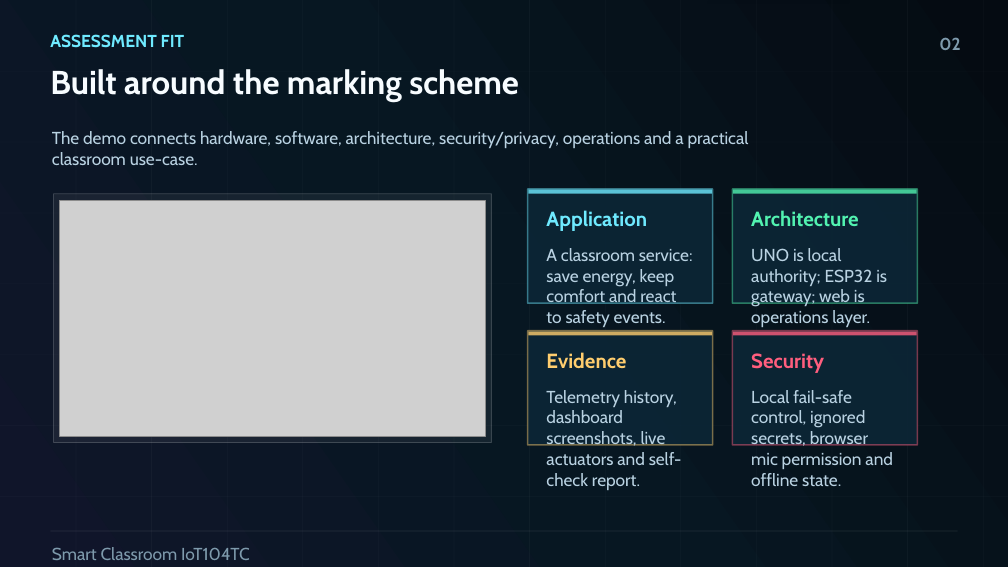
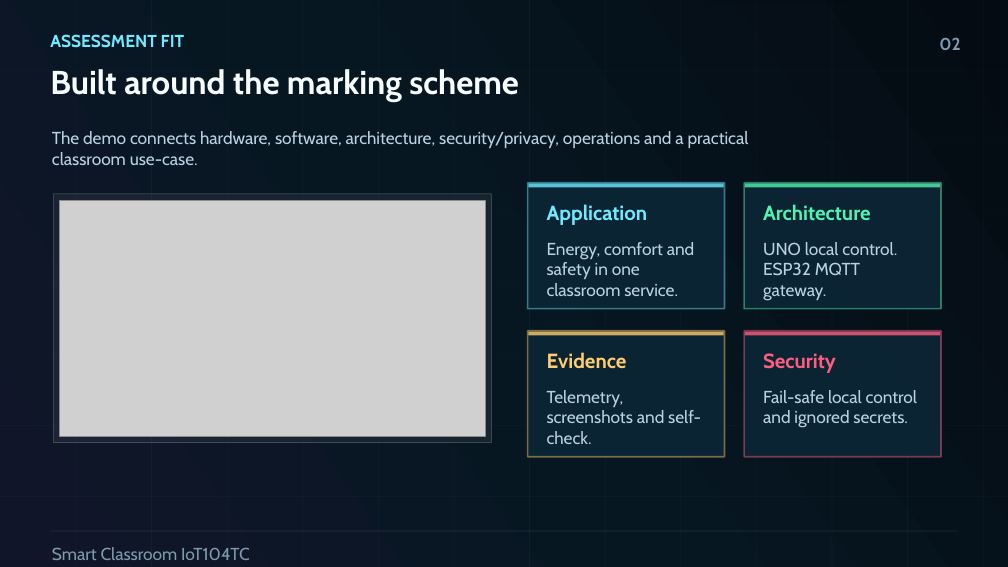
Before and after one commit to 3351666087/desktop-tutorial, a slide deck: slide 2 of docs/presentation/SmartClassroom_IoT104TC_Demo.pptx. Drawn at 1008x567 pixels with LibreOffice and Linux fonts; fonts in the diff are those of the drawing; grey boxes stand for pictures. Boxes give left, top, right and bottom in pixels: in the first picture for what was removed or moved away, otherwise in the second. Text is boxed around its words. In the diff, an @@ line names an element or a change of style, - is before the commit and + after.

Commit message:
Add PPT layout QA to delivery self-check

```diff
--- a/docs/presentation/SmartClassroom_IoT104TC_Demo.pptx
+++ b/docs/presentation/SmartClassroom_IoT104TC_Demo.pptx
@@ rectangle: place and size @@
-rectangle at box(528, 189, 713, 303)
+rectangle at box(528, 183, 724, 309)
@@ rectangle: place and size @@
-rectangle at box(529, 190, 712, 194)
+rectangle at box(529, 184, 724, 188)
@@ text "Application": place and size @@
-text "Application" at box(546, 210, 647, 231)
+text "Application" at box(547, 204, 648, 225)
@@ rectangle: place and size @@
-rectangle at box(733, 189, 918, 303)
+rectangle at box(744, 183, 941, 309)
@@ rectangle: place and size @@
-rectangle at box(734, 190, 917, 194)
+rectangle at box(745, 184, 940, 188)
@@ text "Architecture": place and size @@
-text "Architecture" at box(751, 210, 859, 226)
+text "Architecture" at box(763, 204, 871, 220)
@@ text at box(547, 242, 695, 296): text changed @@
-A classroom service: save energy, keep comfort and react to safety events.
+Energy, comfort and safety in one classroom service.
@@ text at box(763, 242, 897, 301): text changed @@
-UNO is local authority; ESP32 is gateway; web is operations layer.
+UNO local control. ESP32 MQTT gateway.
@@ rectangle: place and size @@
-rectangle at box(528, 331, 713, 445)
+rectangle at box(528, 331, 724, 457)
@@ rectangle: place and size @@
-rectangle at box(529, 332, 712, 336)
+rectangle at box(529, 332, 724, 336)
@@ rectangle: place and size @@
-rectangle at box(733, 331, 918, 445)
+rectangle at box(744, 331, 941, 457)
@@ rectangle: place and size @@
-rectangle at box(734, 332, 917, 336)
+rectangle at box(745, 332, 940, 336)
@@ text "Security": place and size @@
-text "Security" at box(751, 353, 824, 373)
+text "Security" at box(763, 353, 836, 373)
@@ text at box(547, 390, 701, 444): text changed @@
-Telemetry history, dashboard screenshots, live actuators and self-check report.
+Telemetry, screenshots and self-check.
@@ text at box(763, 390, 917, 428): text changed @@
-Local fail-safe control, ignored secrets, browser mic permission and offline state.
+Fail-safe local control and ignored secrets.
```
Also in this commit, not shown: 15 other slides changed, 18 other files.
